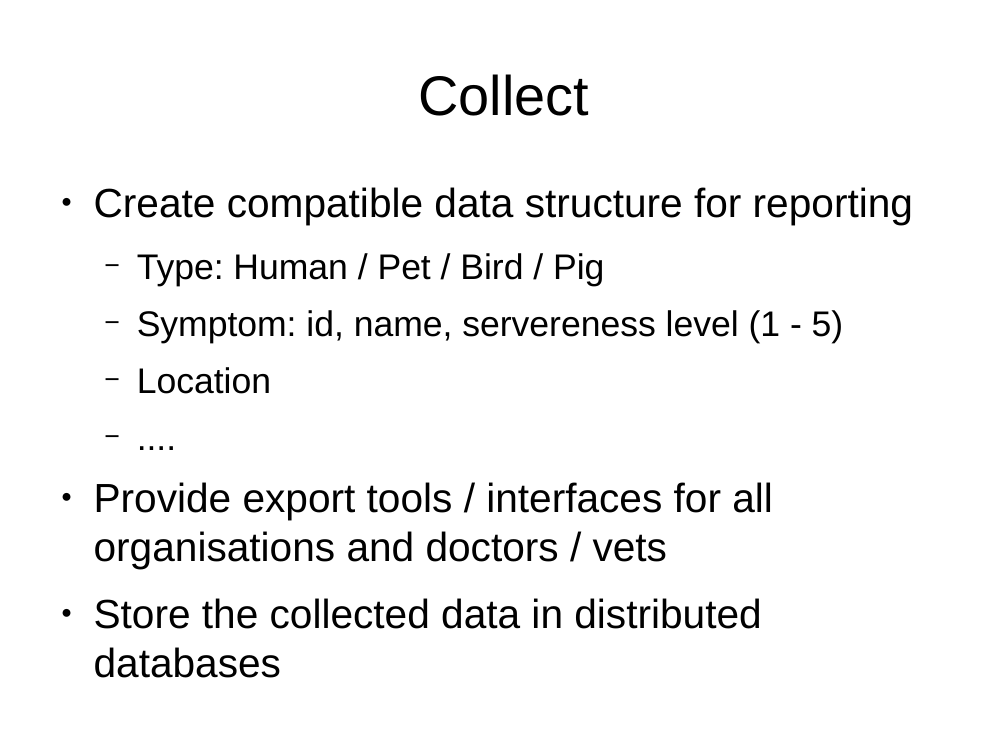
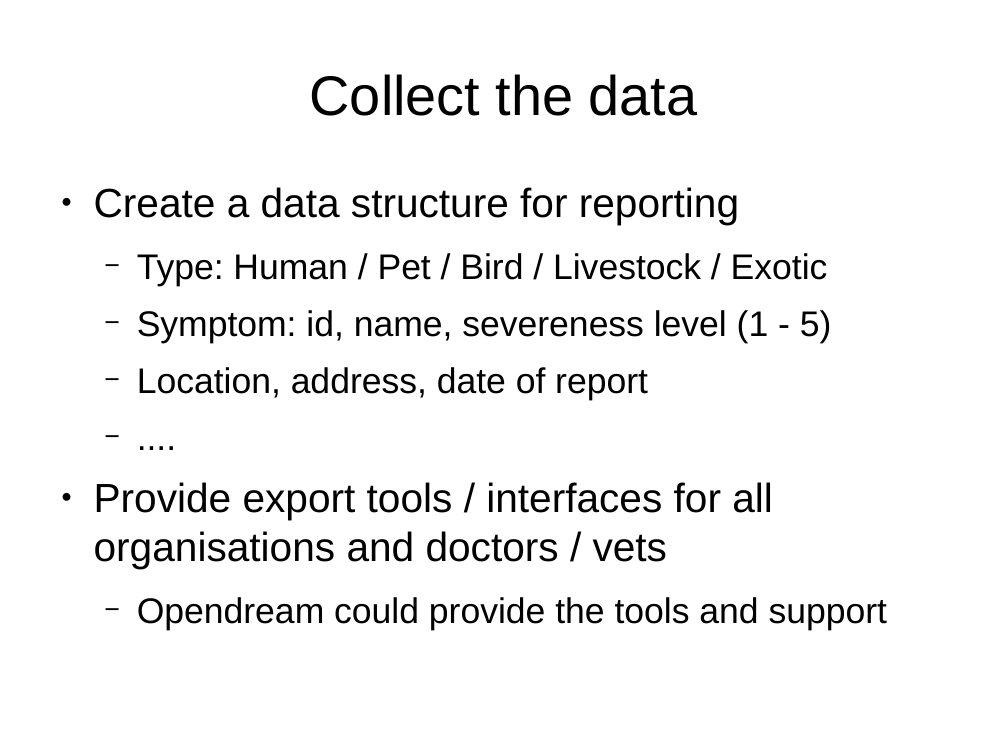
Before and after one commit to opendream/eph_animal, a slide deck: slide 6 of etc/PODD.odp (slide 3 before the commit). Drawn at 1008x756 pixels with LibreOffice and Linux fonts; fonts in the diff are those of the drawing. Boxes give left, top, right and bottom in pixels: in the first picture for what was removed or moved away, otherwise in the second. Text is boxed around its words. In the diff, an @@ line names an element or a change of style, - is before the commit and + after.

```diff
--- a/etc/PODD.odp
+++ b/etc/PODD.odp
@@ title at box(310, 74, 698, 116): text changed @@
-Collect
+Collect the data
@@ text at box(94, 187, 832, 400): text changed @@
-● Create compatible data structure for reporting
-  − Type: Human / Pet / Bird / Pig
-  − Symptom: id, name, servereness level (1 - 5)
-  − Location
+● Create a data structure for reporting
+  − Type: Human / Pet / Bird / Livestock / Exotic
+  − Symptom: id, name, severeness level (1 - 5)
+  − Location, address, date of report
@@ text at box(137, 597, 887, 630): text changed; size 32 to 28 pt @@
-● Store the collected data in distributed databases
+  − Opendream could provide the tools and support
```
Also in this commit, not shown: 6 other slides changed, 8 slides added, 1 slide removed, 2 other files.
